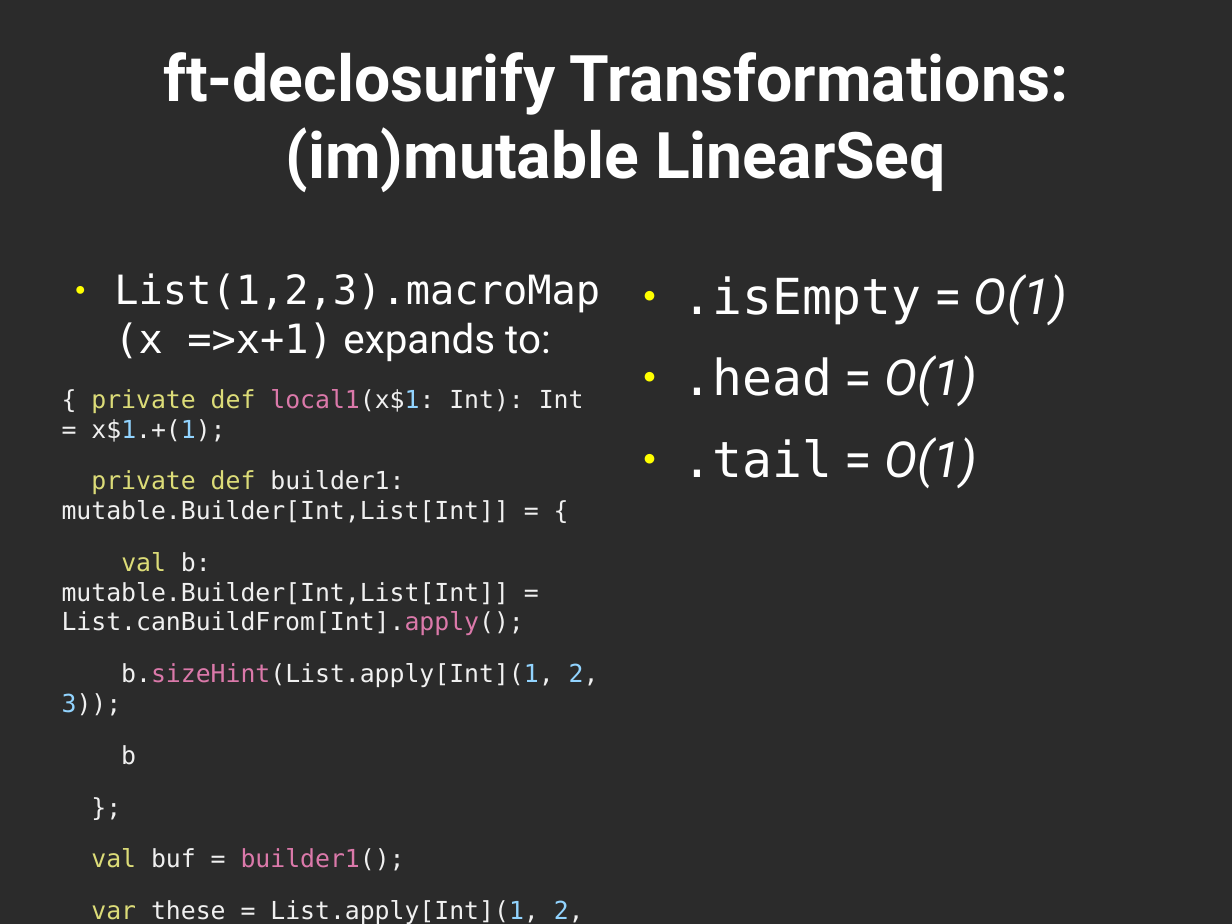
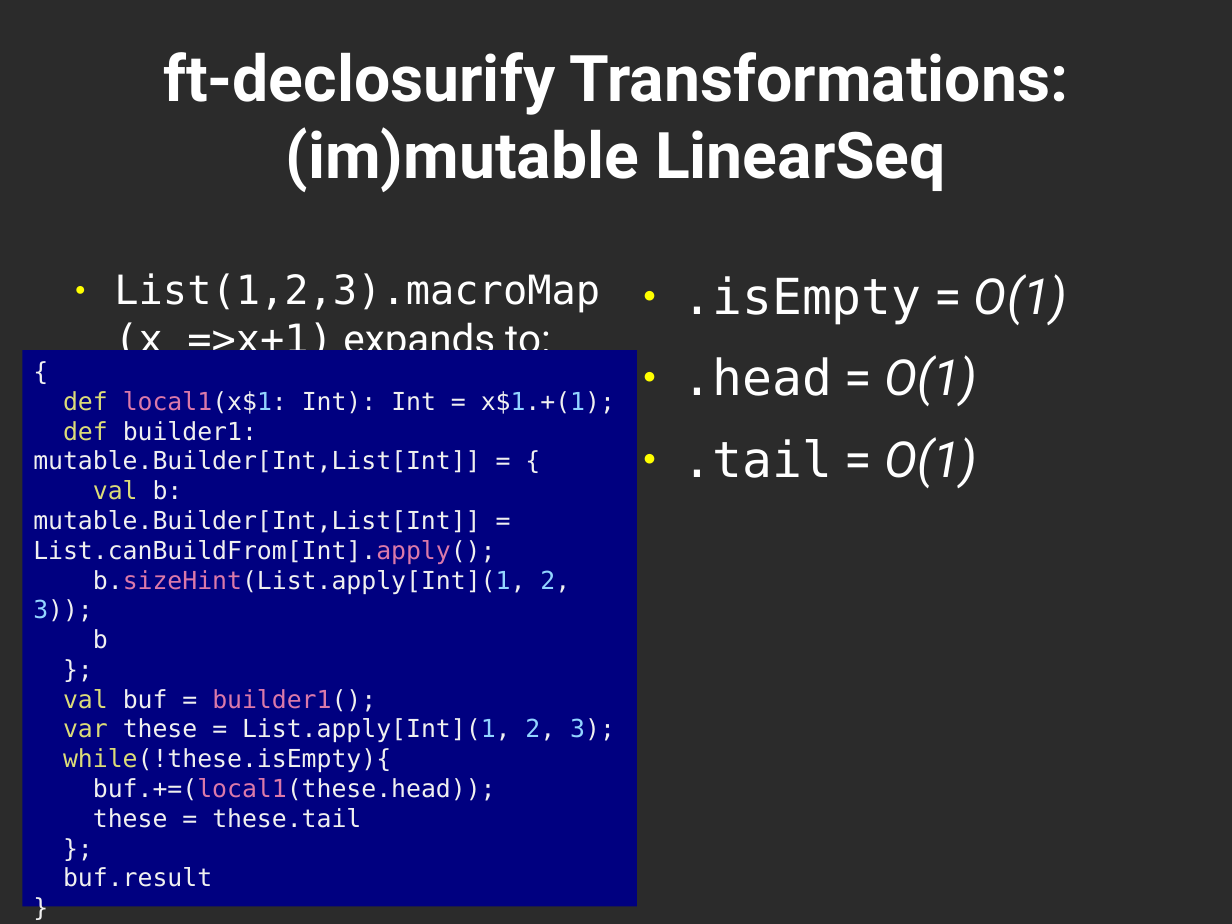
Before and after one commit to geo-kollias/msc-thesis-tex, a slide deck: slide 18 of geokollias_msc_thesis_pres.odp. Drawn at 1232x924 pixels with LibreOffice and Linux fonts; fonts in the diff are those of the drawing; background and template pictures are left out; a plain dark background stands for a picture behind light text. Boxes give left, top, right and bottom in pixels: in the first picture for what was removed or moved away, otherwise in the second. Text is boxed around its words. In the diff, an @@ line names an element or a change of style, - is before the commit and + after.

Commit message:
moved all code listings to text boxes

```diff
--- a/geokollias_msc_thesis_pres.odp
+++ b/geokollias_msc_thesis_pres.odp
@@ text added at [114,273,600,363], 26 pt, text #FFFFFF @@
+● List(1,2,3).macroMap(x =>x+1) expands to:
@@ rectangle "{": place and size @@
-rectangle "{" at [62,273,600,924]
+rectangle "{" at [22,350,637,907]
@@ rectangle "{" at [22,350,637,907]: fill none to #000080 @@
@@ text in rectangle at [33,391,615,473]: text changed @@
-● List(1,2,3).macroMap(x =>x+1) expands to:
-{ private def local1(x$1: Int): Int = x$1.+(1);
-private def builder1: mutable.Builder[Int,List[Int]] = {
+{
+def local1(x$1: Int): Int = x$1.+(1);
+def builder1: mutable.Builder[Int,List[Int]] = {
@@ text in rectangle at [33,480,615,887]: less space between paragraphs @@
```
Also in this commit, not shown: 8 other slides changed.
